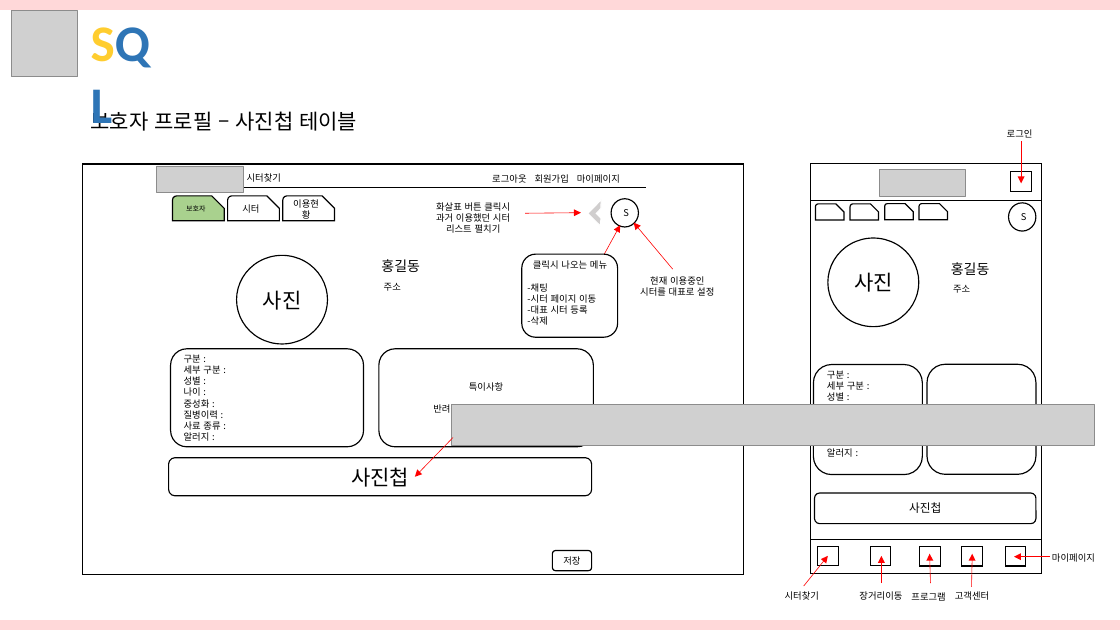
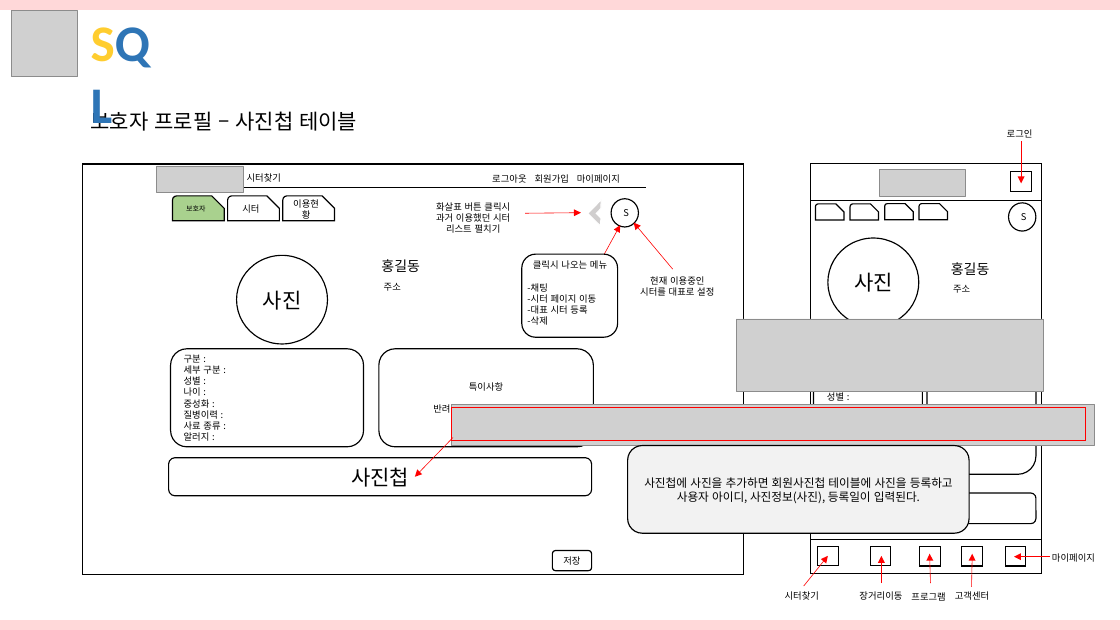
Before and after one commit to hhsw07/ezen-academy-projects, a slide deck: slide 27 of 3조 화면설계서 - SQL 통합.pptx (slide 30 before the commit). Drawn at 1120x630 pixels with LibreOffice and Linux fonts; fonts in the diff are those of the drawing; grey boxes stand for pictures. Boxes give left, top, right and bottom in pixels: in the first picture for what was removed or moved away, otherwise in the second. Text is boxed around its words. In the diff, an @@ line names an element or a change of style, - is before the commit and + after.

```diff
--- a/3조 화면설계서 - SQL 통합.pptx
+++ b/3조 화면설계서 - SQL 통합.pptx
@@ picture added at <box>737,319,1044,392</box> @@
@@ rectangle added at <box>452,408,1086,441</box>, outline #FF0000 1 pt @@
@@ rounded rectangle added at <box>628,445,969,533</box>, fill #F2F2F2, outline #000000 1 pt, 10 pt, text #000000 @@
+사진첩에 사진을 추가하면 회원사진첩 테이블에 사진을 등록하고 사용자 아이디, 사진정보(사진), 등록일이 입력된다.
```
Also in this commit, not shown: 30 other slides changed, 2 slides added.
